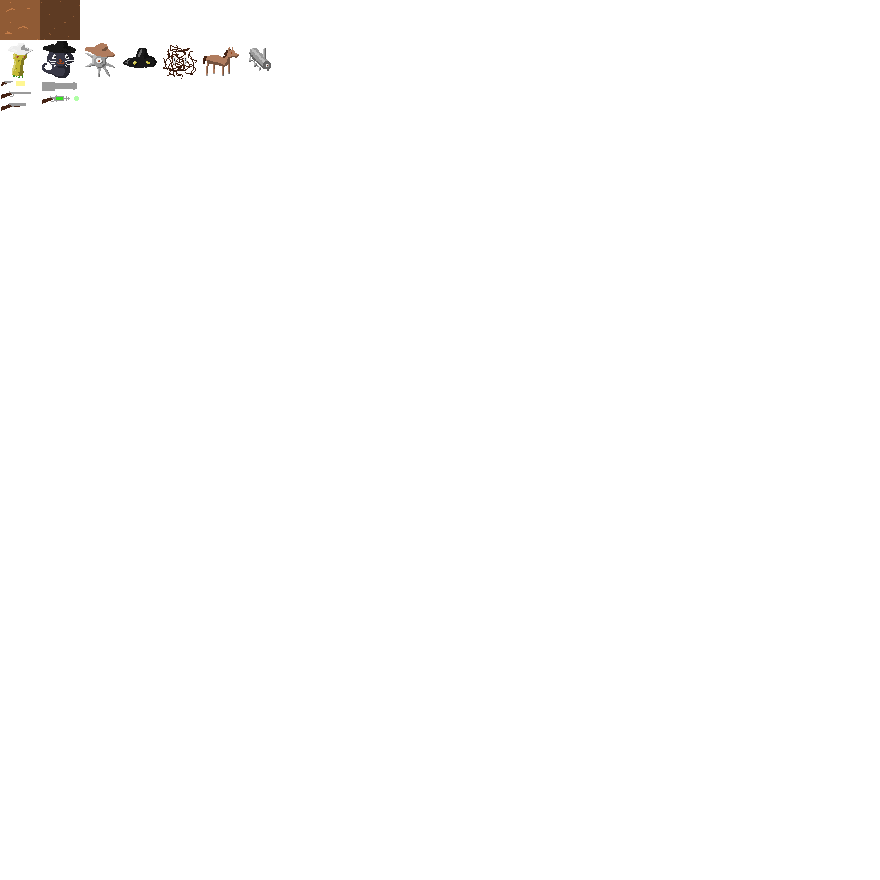
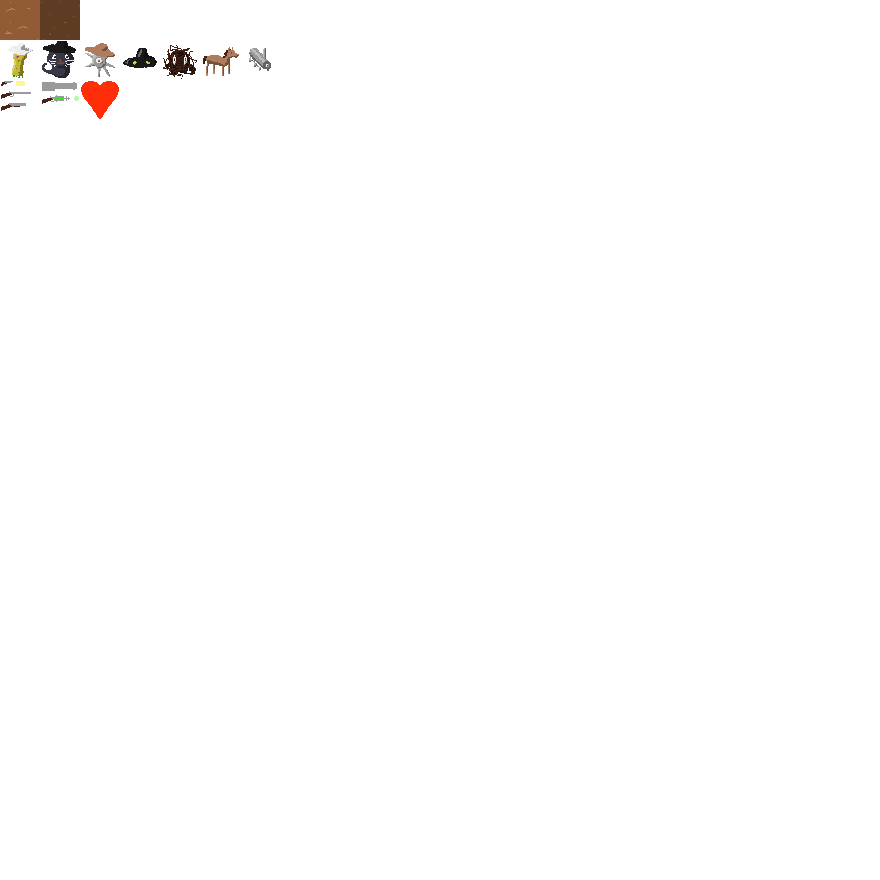
The second 880x880 image is a revision of the first. Changes to its layers:
painted on "Layer" over (81, 81, 119, 119)
showed "Layer #2", painted on it over (166, 50, 195, 75)
